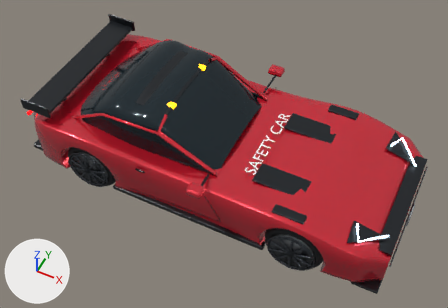
Before and after pictures for a commit that changed the Blender file Horizon-REA-2026/tools/blender/selected-sources/mercedes-amg-gt-black-series.blend.
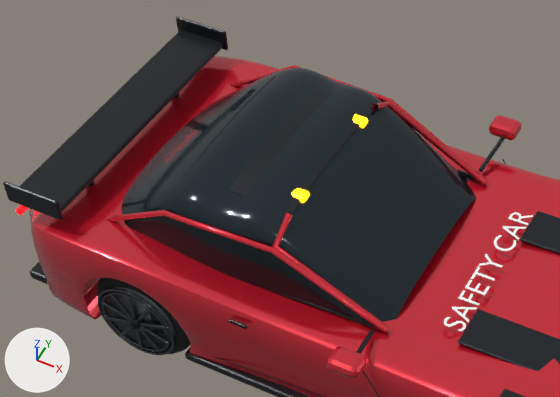
The first picture shows the older version from a 50 mm lens placed at (2.32, -4.62, 6.07), pointed at (0.09, -0.16, 0.5). The close-ups show the older and then the newer version on the part from 4% to 68% of the width and 2% to 68% of the height of that picture. Only the edits that show in the close-ups are written down. Lighting does not change. The marker at lower left points along +X, +Y and +Z.

Objects in the first close-up: 'body_carbon_trim', 'body_glass', 'body_paint', 'body_white', 'wheel_rl_disc', 'wheel_rl_rim', 'wheel_rl_rubber' and 4 more.
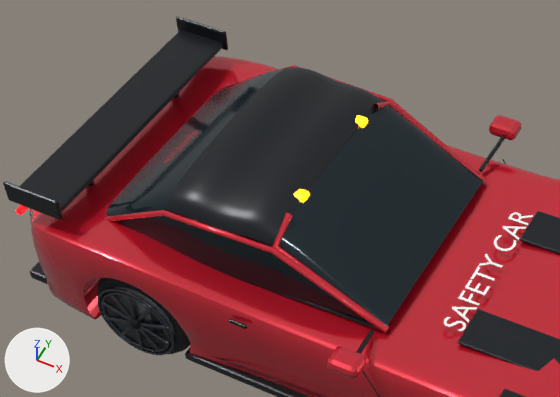
Edits to the bpy script that builds the scene:
```text
Change me_glazing:
    used by ob_body_glass; location = (0.0, 0.0, 0.0)
    remove me_glazing.from_pydata(...)  # 625 vertices, 1152 faces; spans x -1.75..0.25, y -0.75..0.75, z 0.67..1.3
    add me_glazing.from_pydata(...)  # 625 vertices, 768 faces; spans x -1.75..0.25, y -0.75..0.75, z 0.77..1.3
    me_glazing part 1: 116 vertices moved from x -1.75..0.25, y -0.74..-0.26, z 0.67..1.21 to x -1.75..0.25, y -0.74..-0.26, z 0.78..1.22; 20 vertices removed from x -1.68..0.17, y -0.71..-0.26, z 0.72..1.28; 20 vertices added at x -1.68..0.17, y -0.71..-0.26, z 0.84..1.29
    me_glazing part 2: 116 vertices moved from x -1.75..0.25, y 0.26..0.74, z 0.67..1.21 to x -1.75..0.25, y 0.26..0.74, z 0.78..1.22; 20 vertices removed from x -1.68..0.17, y 0.26..0.71, z 0.72..1.28; 20 vertices added at x -1.68..0.17, y 0.26..0.71, z 0.84..1.29
Change me_window_sill:
    used by ob_body_carbon_trim; location = (0.0, 0.0, 0.0)
    remove me_window_sill.from_pydata(...)  # 1439 vertices, 2632 faces; spans x -2.3..2.3, y -1.04..1.04, z 0.11..1.29
    add me_window_sill.from_pydata(...)  # 1543 vertices, 2824 faces; spans x -2.3..2.3, y -1.04..1.04, z 0.11..1.31
    me_window_sill part 3: 53 vertices moved from x -1.09..-0.44, y -0.52..0.52, z 1.24..1.28 to x -1.15..-0.44, y -0.63..0.63, z 1.2..1.3; 38 vertices removed from x -1.15..-0.44, y -0.52..0.52, z 1.23..1.28; 142 vertices added at x -1.15..-0.44, y -0.73..0.73, z 1.13..1.31
```

What differs and where, as boxes [x1, y1, x2, y2] in the close-ups (560 x 397 px; the box of a moved part takes in the faces that stretch with it):
'body_glass', reshaped: before [122, 68, 485, 333]; after [106, 68, 484, 326]
part 1 of me_glazing, moved or reshaped: before [122, 143, 429, 333]; after [106, 147, 429, 326]
part 2 of me_glazing, moved or reshaped: before [176, 68, 485, 235]; after [175, 68, 484, 234]
part 3 of me_window_sill, built on: before [184, 76, 374, 214]; after [166, 67, 384, 247]
